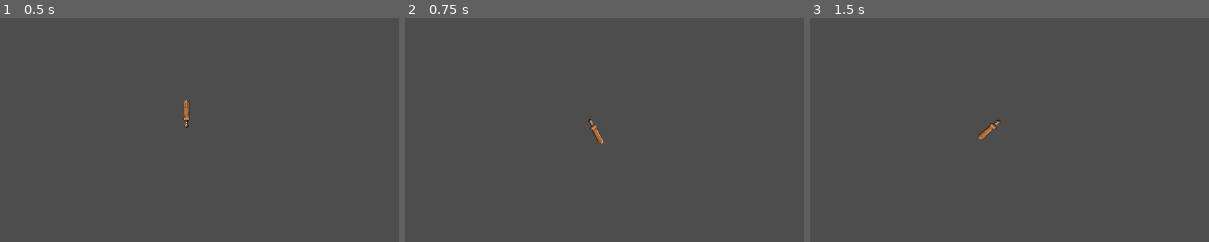
Above: before the commit, frames 1-3 (left to right).
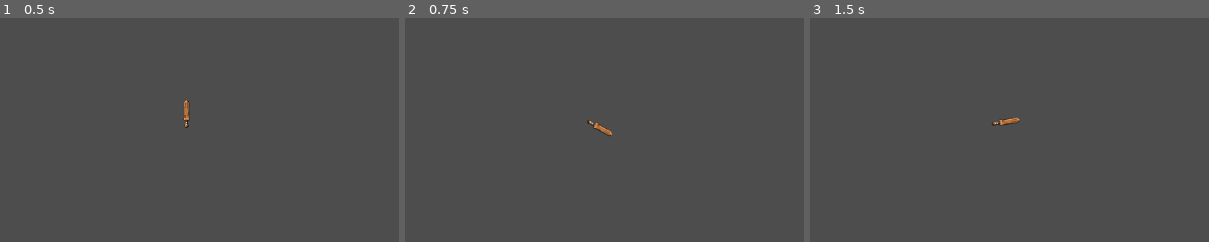
Above: after the commit, the same moments.

Repository: Nadzt/fantasy-land
Game: Godot game, scene res://test.tscn
The game is run twice, just before and just after one commit, with the same random seed, the same clock (stepped at 60 frames per second) and the same inputs. The project has no main scene, so this scene is started directly.
Inputs:
- Up to frame 1 (0.5 s): no input
- Up to frame 2 (0.75 s): tap Enter at 0.5 s; tap X (usar_mano_der) at 0.6 s
- Up to frame 3 (1.5 s): tap Space at 1.25 s; hold Z (usar_mano_izq) from 1.28 s (still down); tap X (usar_mano_der) at 1.35 s
The pictures show only the part of the screen within x 0-50%, y 18-67%; the shares and areas given below are measured in that part.

Frame 1 is identical in both runs. In frame 2, 0.3% of the frame differs, in the area x 45-52%, y 45-57%; in frame 3, 0.3%, in the area x 42-53%, y 44-55%.

Commit message:
detalles finales de arma

Diff:
--- a/arma_melee.gd
+++ b/arma_melee.gd
@@ -8,13 +8,13 @@
 @export var pivote: Node2D
 @export var container: Node2D
 @export var hitbox: CollisionPolygon2D
+@export var cooldown_timer: Timer
 
 @export_group("animacion de ataque")
 var esta_atacando: bool
 var esta_volviendo: bool
-var velocidad_ataque: float = 20
-var arco_total: float = 2.75
 var angulo_acumulado: float = 0.0
+
 
 func _ready() -> void:
 	sprite.texture = res.get_sprite()
@@ -33,9 +33,10 @@
 
 func _physics_process(delta: float) -> void:
 	if esta_atacando:
-		var rotacion = velocidad_ataque * delta
+		var rotacion = res.get_speed() * delta
 		angulo_acumulado += rotacion
 
+		var arco_total = res.get_atk_arc()
 		if angulo_acumulado >= arco_total:
 			rotacion -= angulo_acumulado - arco_total
 			esta_atacando = false
@@ -44,11 +45,12 @@
 		pivote.rotate(rotacion)
 
 	if esta_volviendo:
-		var rotacion = -velocidad_ataque * 1 * delta
+		var rotacion = - res.get_return_speed() * delta
 
 		if pivote.rotation + rotacion <= 0.0:
 			pivote.rotation = 0.0
 			esta_volviendo = false
+			_start_cd(res.get_cd())
 			return
 
 		pivote.rotate(rotacion)
@@ -56,12 +58,21 @@
 func _cargar_hitbox() -> void:
 	hitbox.polygon = res.get_hitbox_area()
 
+func _start_cd(time: float) -> void:
+	cooldown_timer.wait_time = time
+	cooldown_timer.start()
 
 func _unhandled_input(event: InputEvent) -> void:
-	if Input.is_action_just_pressed("usar_mano_izq"):
+	var puede_atacar: bool = !esta_atacando and !esta_volviendo and cooldown_timer.is_stopped()
+
+	if Input.is_action_just_pressed("usar_mano_izq") and puede_atacar:
 		print("usando mano izquierda")
 		usar()
 
-	if Input.is_action_just_pressed("usar_mano_der"):
+	if Input.is_action_just_pressed("usar_mano_der") and puede_atacar:
 		print("usando mano derecha")
 		usar()
+
+
+func _on_cooldown_timer_timeout() -> void:
+	pass # Replace with function body.
--- a/resources/armas/espada.tres
+++ b/resources/armas/espada.tres
@@ -10,5 +10,8 @@
 _area_polygon_array = PackedVector2Array(-4, 8.5, -4, -17.5, 0, -20.5, 4, -17.5, 4, 8.5)
 _nombre = "espada de madera"
 _dmg = 2
-_attack_speed = 0.5
+_arco_de_ataque = 2.75
+_speed = 35.0
+_speed_return = 10.0
+_cooldown = 0.1
 metadata/_custom_type_script = "uid://b8i8ll3s3la6h"
--- a/scenes/arma_melee.tscn
+++ b/scenes/arma_melee.tscn
@@ -3,13 +3,14 @@
 [ext_resource type="Script" uid="uid://dc4wnsrivotgr" path="res://arma_melee.gd" id="1_0fmgw"]
 [ext_resource type="Resource" uid="uid://bykekbj1ujhre" path="res://resources/armas/espada.tres" id="2_rh7jv"]
 
-[node name="ArmaMelee" type="Node2D" unique_id=417194038 node_paths=PackedStringArray("sprite", "pivote", "container", "hitbox")]
+[node name="ArmaMelee" type="Node2D" unique_id=417194038 node_paths=PackedStringArray("sprite", "pivote", "container", "hitbox", "cooldown_timer")]
 script = ExtResource("1_0fmgw")
 res = ExtResource("2_rh7jv")
 sprite = NodePath("Pivote/Container/Sprite2D")
 pivote = NodePath("Pivote")
 container = NodePath("Pivote/Container")
 hitbox = NodePath("Pivote/Container/Area2D/CollisionPolygon2D")
+cooldown_timer = NodePath("CooldownTimer")
 
 [node name="Pivote" type="Node2D" parent="." unique_id=622450963]
 
@@ -22,3 +23,8 @@
 
 [node name="CollisionPolygon2D" type="CollisionPolygon2D" parent="Pivote/Container/Area2D" unique_id=403927143]
 polygon = PackedVector2Array(5, 7.5, 8, 17.5, 24, 7.5)
+
+[node name="CooldownTimer" type="Timer" parent="." unique_id=878450249]
+one_shot = true
+
+[connection signal="timeout" from="CooldownTimer" to="." method="_on_cooldown_timer_timeout"]
--- a/scripts/resources/ArmaResource.gd
+++ b/scripts/resources/ArmaResource.gd
@@ -8,8 +8,13 @@
 @export_group("stats")
 @export var _nombre: String
 @export var _dmg: int
-@export var _attack_speed: float
 @export var _es_de_dos_manos: bool
+
+@export_group("animacion")
+@export var _arco_de_ataque: float
+@export var _speed: float
+@export var _speed_return: float
+@export var _cooldown: float
 
 ## retorna el sprite del arma
 func get_sprite() -> AtlasTexture:
@@ -22,3 +27,19 @@
 ## retorna las coordenadas del hitbox del area2d
 func get_hitbox_area() -> PackedVector2Array:
 	return _area_polygon_array
+
+## la velocidad en la que el arma ataca o la velocidad del proyectil
+func get_speed() -> float:
+	return _speed
+
+## la velocidad en la que vuelve el arma a su posicion original
+func get_return_speed() -> float:
+	return _speed_return
+
+## devuelve el cd del arma
+func get_cd() -> float:
+	return _cooldown
+
+## devuelve el arco que realiza el arma para el ataque en radianes
+func get_atk_arc() -> float:
+	return _arco_de_ataque
